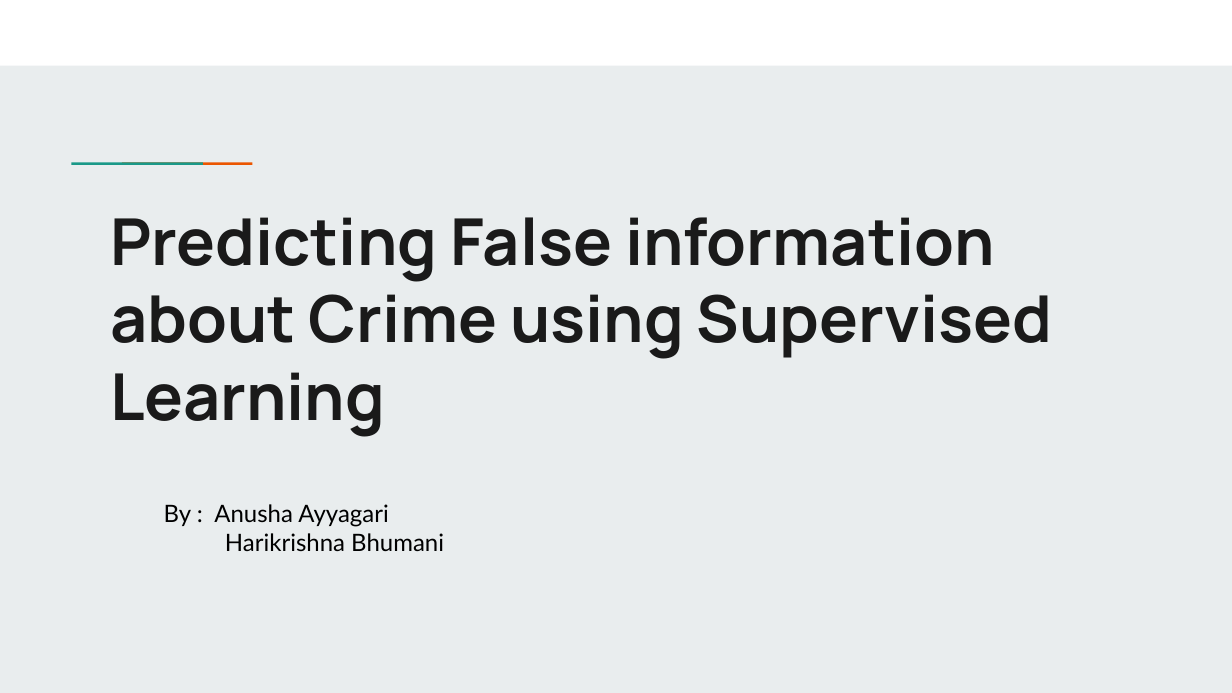
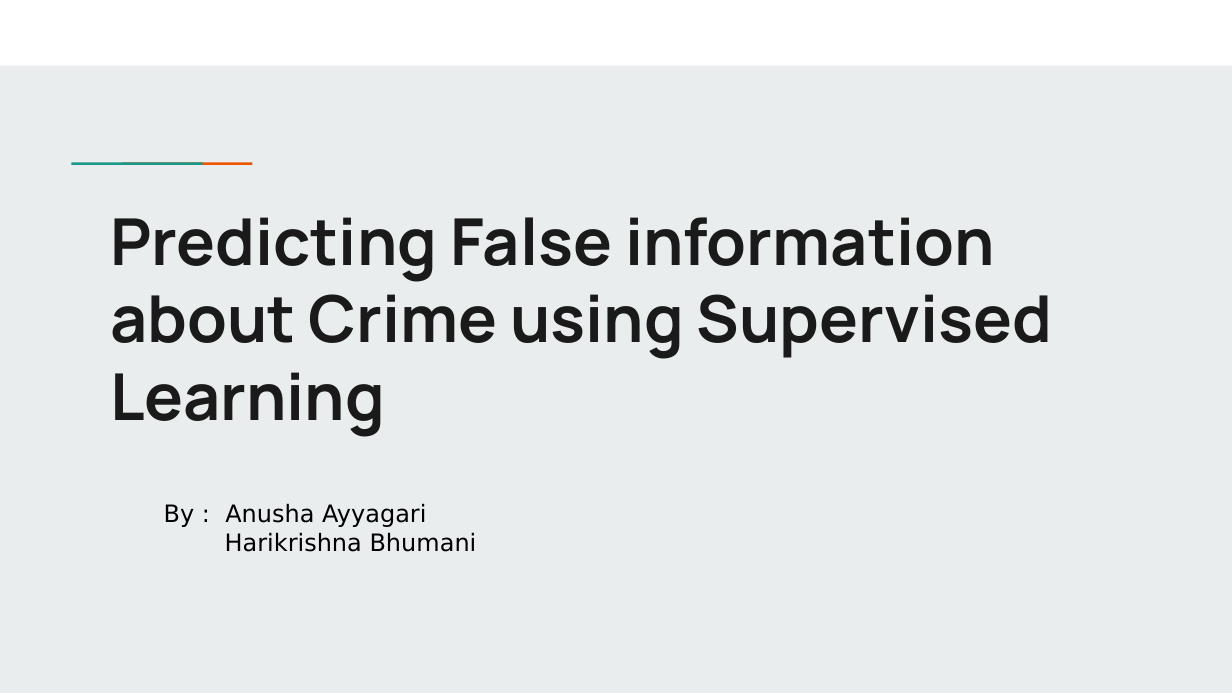
Before and after one commit to haribhumani/capstone_project, a slide deck: slide 1 of Fake_News_Detection_PPT.pptx. Drawn at 1232x693 pixels with LibreOffice and Linux fonts; fonts in the diff are those of the drawing. Boxes give left, top, right and bottom in pixels: in the first picture for what was removed or moved away, otherwise in the second. Text is boxed around its words. In the diff, an @@ line names an element or a change of style, - is before the commit and + after.

```diff
--- a/Fake_News_Detection_PPT.pptx
+++ b/Fake_News_Detection_PPT.pptx
@@ text "By : Anusha Ayyagari" at (164, 503, 477, 552): font Lato to DejaVu Sans @@
```
Also in this commit, not shown: 7 other slides changed, 7 slides added, 3 slides removed, 4 other files.
